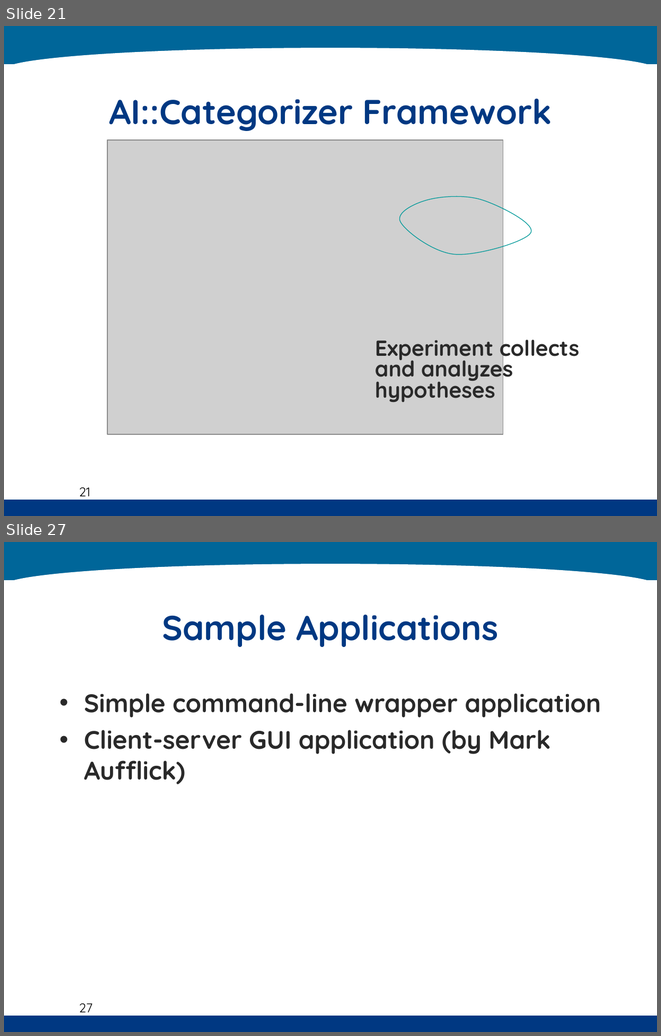
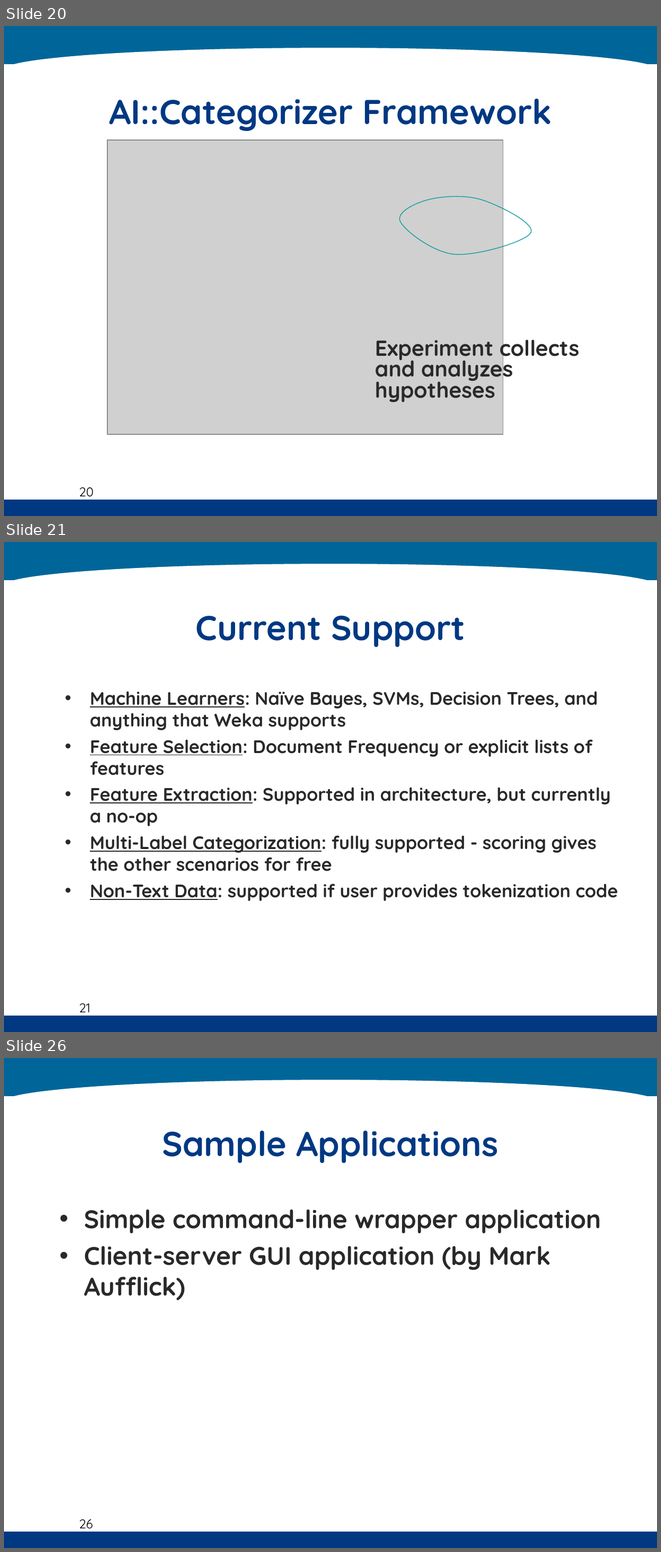
Before and after one commit to kenahoo/tcframe, a slide deck: doc/Thesis Seminar.ppt. Shown one above the other, each under a label of ours: slides 21 and 27 before the commit, slides 20, 21 and 26 after it; the slides between them are not shown. The pictures are 661x1036 and 661x1552 pixels, drawn with LibreOffice and Linux fonts; fonts in the diff are those of the drawing; grey boxes stand for pictures; background and template pictures are left out. Boxes give left, top, right and bottom in pixels: in the first picture for what was removed or moved away, otherwise in the second. Text is boxed around its words. In the diff, an @@ line names an element or a change of style, - is before the commit and + after.

```diff
--- a/doc/Thesis Seminar.ppt
+++ b/doc/Thesis Seminar.ppt
@@ slide 21 added at (4,542,657,1032), background #FFFFFF; not listed: 4 template elements that a slide beside it also shows @@
@@ title added at (196,615,465,647), 38 pt, text #003882, bold @@
+Current Support
@@ text added at (90,691,618,901), 20 pt, text #292929, bold @@
+• Machine Learners: Naïve Bayes, SVMs, Decision Trees, and anything that Weka supports
+• Feature Selection: Document Frequency or explicit lists of features
+• Feature Extraction: Supported in architecture, but currently a no-op
+• Multi-Label Categorization: fully supported - scoring gives the other scenarios for free
+• Non-Text Data: supported if user provides tokenization code
@@ what was slide 21 is now slide 20 @@
@@ page number at (79,487,94,500): text changed @@
-21
+20
@@ what was slide 27 is now slide 26 @@
@@ page number at (79,1519,93,1532): text changed @@
-27
+26
```
Also in this commit, not shown: 8 slides changed, 1 other slide added, 2 slides removed.
